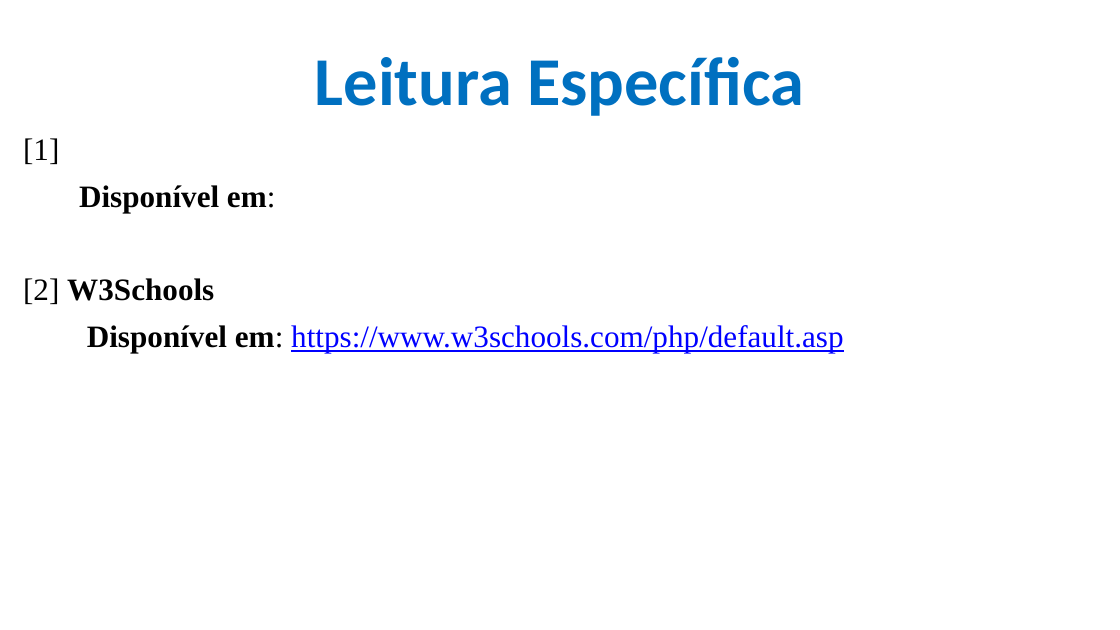
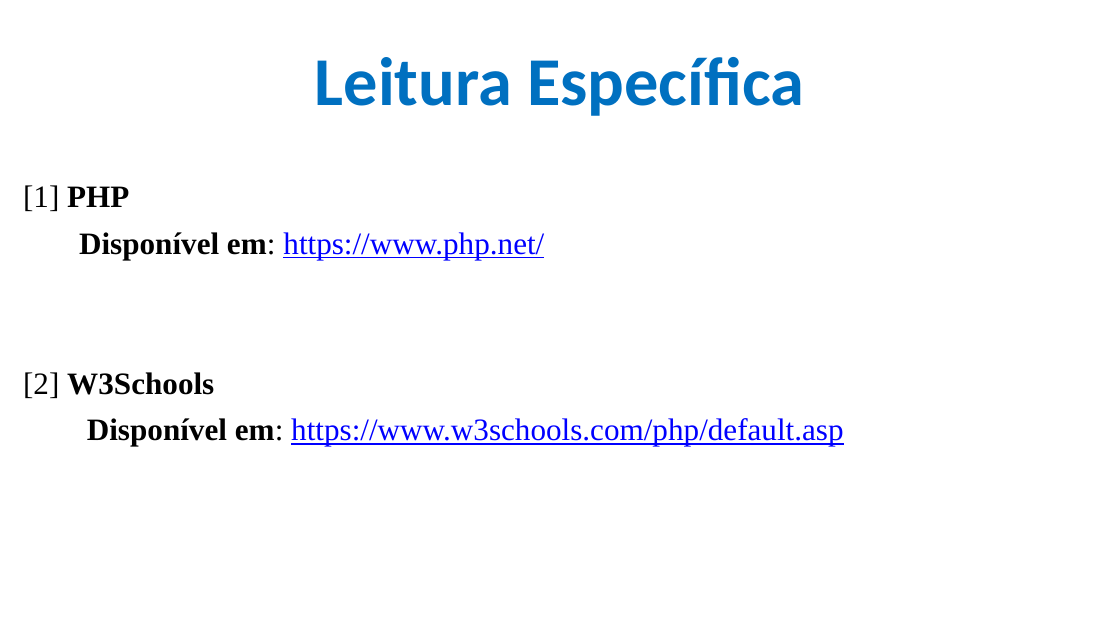
Before and after one commit to CloudEducationBrazil/WydenDesenvolvimentoWebPHP, a slide deck: slide 25 of 01 Classes/Aula 11 e 12 Desenvolvimento Web PHP - PHP.pptx (slide 10 before the commit). Drawn at 1120x630 pixels with LibreOffice and Linux fonts; fonts in the diff are those of the drawing; background and template pictures are left out. Boxes give left, top, right and bottom in pixels: in the first picture for what was removed or moved away, otherwise in the second. Text is boxed around its words. In the diff, an @@ line names an element or a change of style, - is before the commit and + after.

Commit message:
ppts PHP

```diff
--- a/01 Classes/Aula 11 e 12 Desenvolvimento Web PHP - PHP.pptx
+++ b/01 Classes/Aula 11 e 12 Desenvolvimento Web PHP - PHP.pptx
@@ text at (x1=23, y1=185, x2=544, y2=259): text changed; text colour #000000 to #0000FF; bold off @@
-[1]
-Disponível em:
+[1] PHP
+Disponível em: https://www.php.net/
```
Also in this commit, not shown: 9 other slides changed, 15 slides added, 1 other file.
